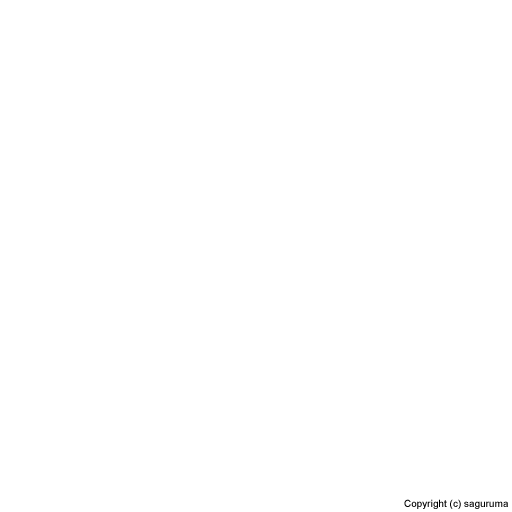
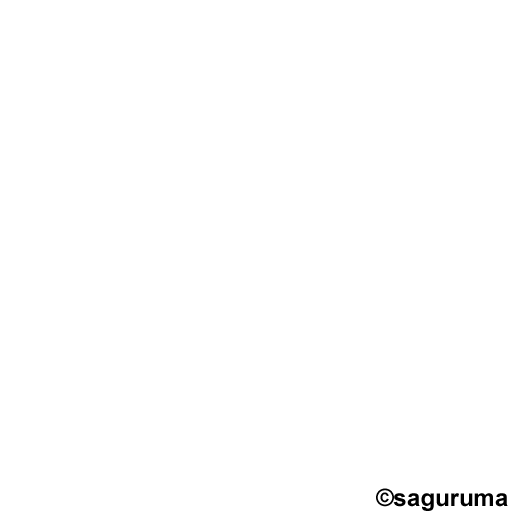
Layers edited between the first and the second 512px x 512px image:
renamed "Copyright (c) saguruma" to "©saguruma", painted on it over box(376, 488, 508, 511)
